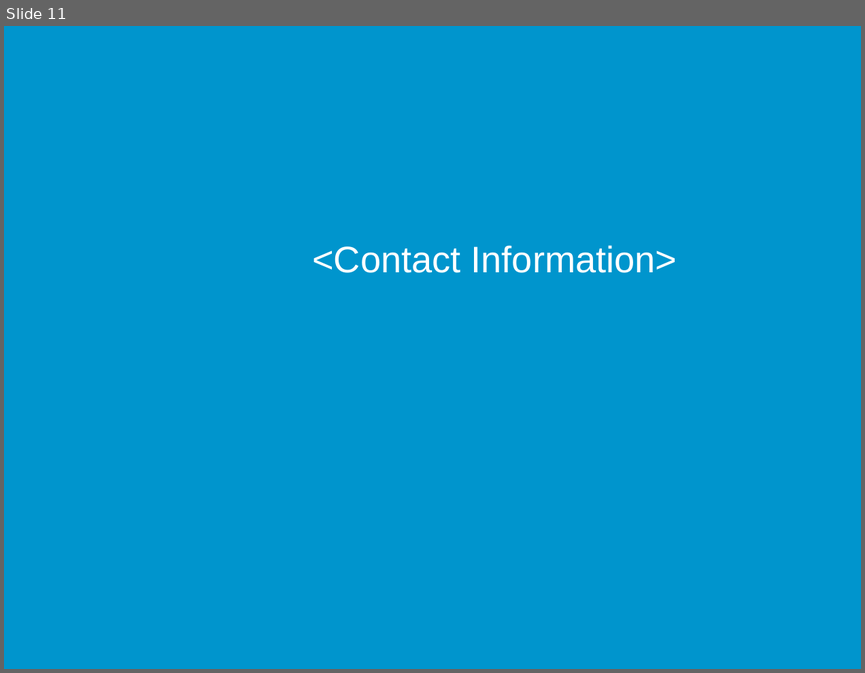
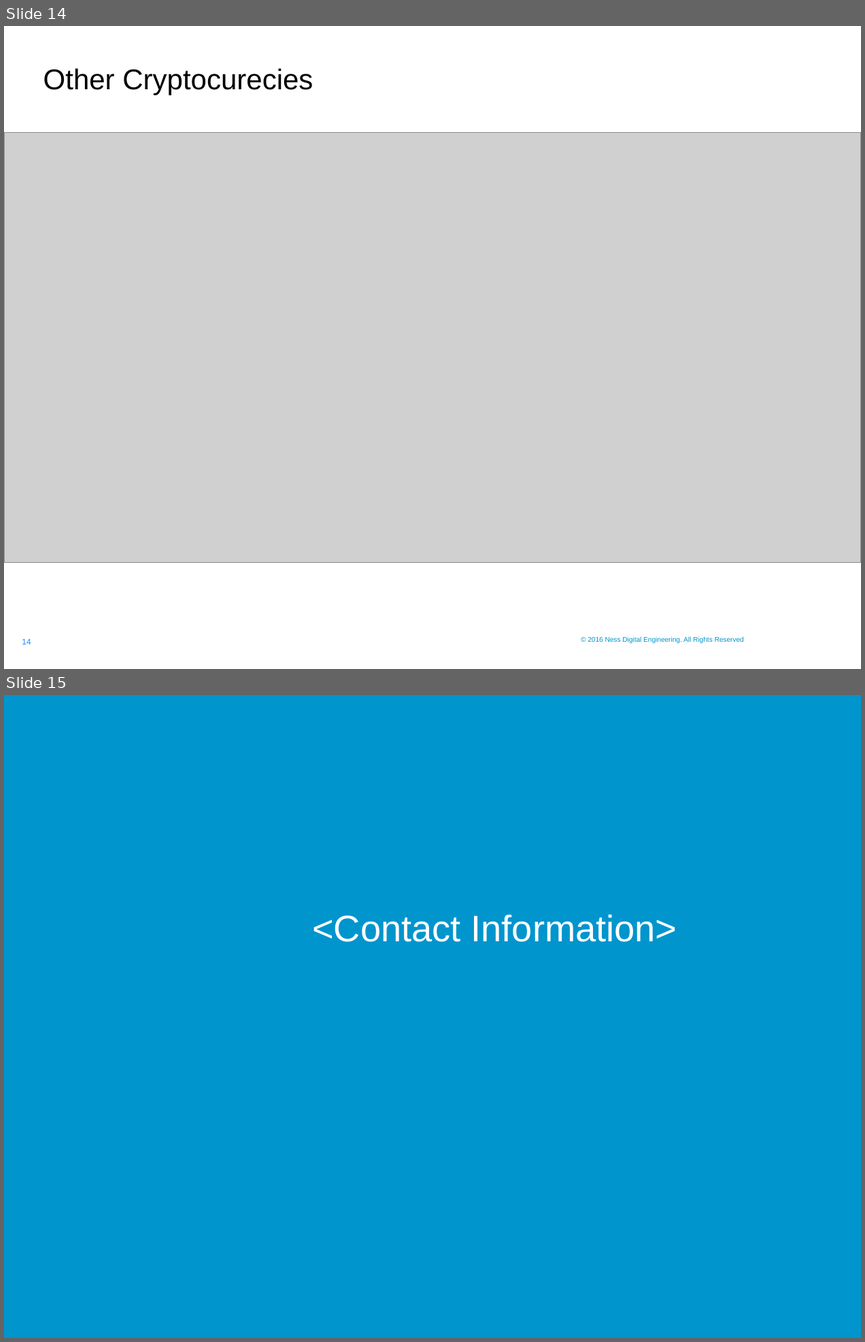
Before and after one commit to sagar-mahapatra-ness/traning, a slide deck: The_Raise_Of_Bitcoin_And_Other_Cryptocurrencies/Ness.pptx. Shown one above the other, each under a label of ours: slide 11 before the commit, slides 14 and 15 after it. The pictures are 865x673 and 865x1342 pixels, drawn with LibreOffice and Linux fonts; fonts in the diff are those of the drawing; grey boxes stand for pictures; background and template pictures are left out. Boxes give left, top, right and bottom in pixels: in the first picture for what was removed or moved away, otherwise in the second. Text is boxed around its words. In the diff, an @@ line names an element or a change of style, - is before the commit and + after.

```diff
--- a/The_Raise_Of_Bitcoin_And_Other_Cryptocurrencies/Ness.pptx
+++ b/The_Raise_Of_Bitcoin_And_Other_Cryptocurrencies/Ness.pptx
@@ slide 14 added at (x1=4, y1=26, x2=861, y2=669), background #FFFFFF @@
@@ title added at (x1=43, y1=68, x2=313, y2=95), 24 pt, text #000000 @@
+Other Cryptocurecies
@@ picture added at (x1=4, y1=132, x2=861, y2=563) @@
@@ text added at (x1=587, y1=636, x2=744, y2=643), 10 pt, text #0095CD @@
+© 2016 Ness Digital Engineering. All Rights Reserved
@@ page number added at (x1=22, y1=638, x2=31, y2=644), 12 pt, text #198BFF @@
+14
@@ what was slide 11 is now slide 15 @@
```
Also in this commit, not shown: 3 slides changed, 9 other slides added, 6 slides removed, 27 other files.
